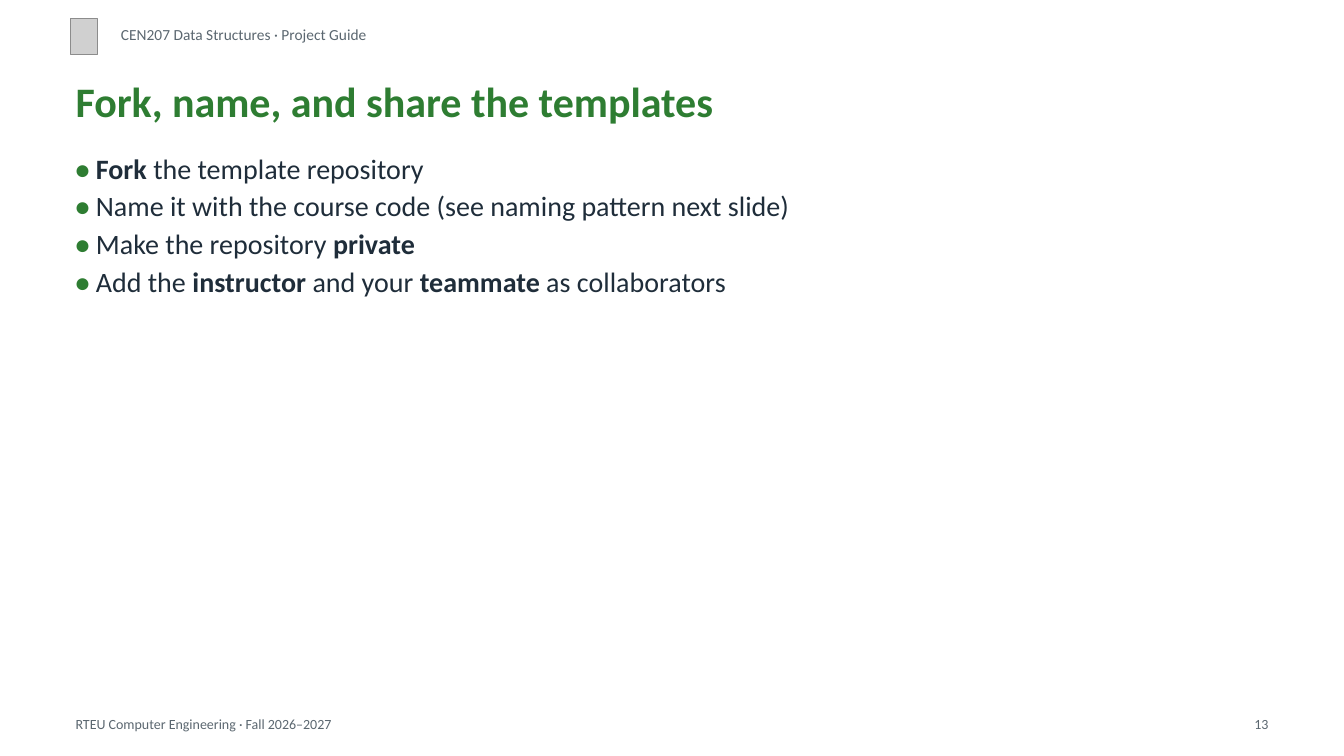
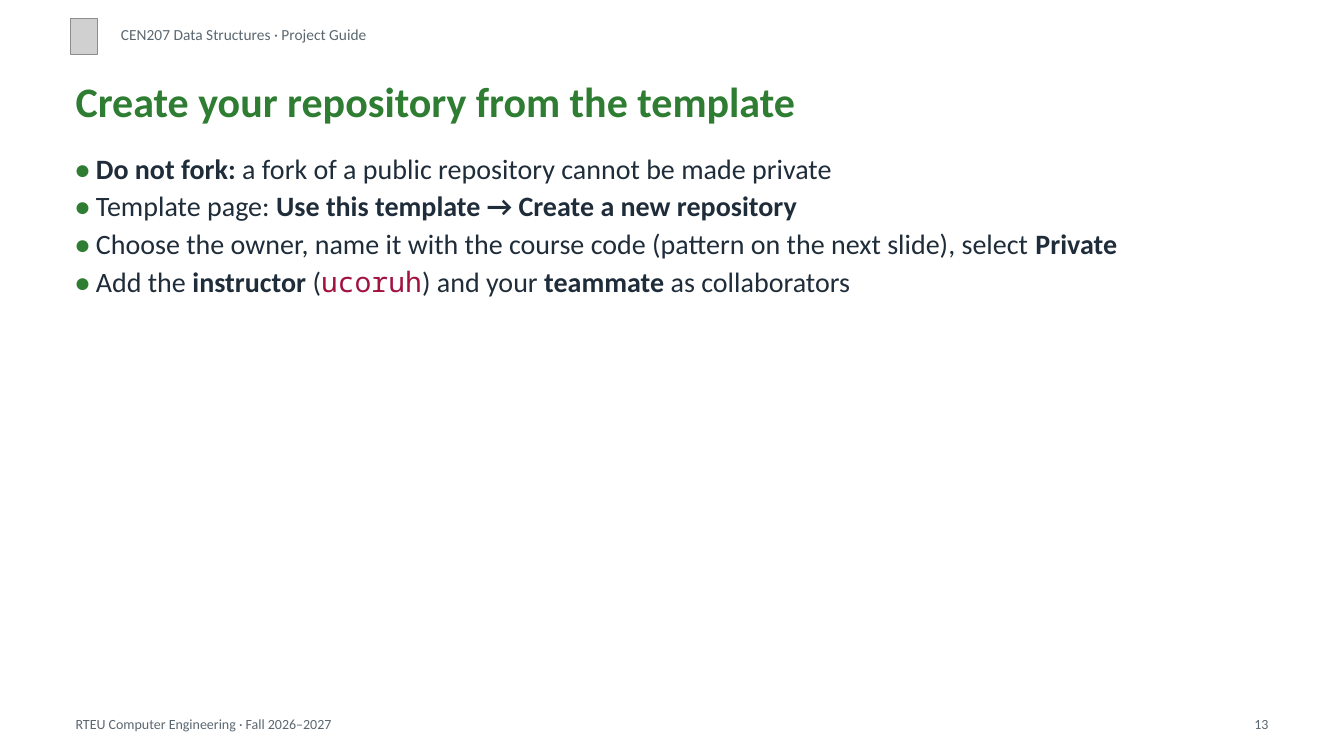
Before and after one commit to ucoruh/ce205-data-structures, a slide deck: slide 13 of docs/project-guide/cen207-project-guide-slides.en.pptx. Drawn at 1344x756 pixels with LibreOffice and Linux fonts; fonts in the diff are those of the drawing; grey boxes stand for pictures. Boxes give left, top, right and bottom in pixels: in the first picture for what was removed or moved away, otherwise in the second. Text is boxed around its words. In the diff, an @@ line names an element or a change of style, - is before the commit and + after.

Commit message:
Project guide: create repo from template (no fork), show project locally, demo checklist

```diff
--- a/docs/project-guide/cen207-project-guide-slides.en.pptx
+++ b/docs/project-guide/cen207-project-guide-slides.en.pptx
@@ text at box(76, 87, 795, 124): text changed @@
-Fork, name, and share the templates
+Create your repository from the template
@@ text at box(96, 159, 1117, 297): text changed @@
-• Fork the template repository
-• Name it with the course code (see naming pattern next slide)
-• Make the repository private
-• Add the instructor and your teammate as collaborators
+• Do not fork: a fork of a public repository cannot be made private
+• Template page: Use this template → Create a new repository
+• Choose the owner, name it with the course code (pattern on the next slide), select Private
+• Add the instructor (ucoruh) and your teammate as collaborators
```
Also in this commit, not shown: 46 other slides changed, 2 slides added, 25 other files.
